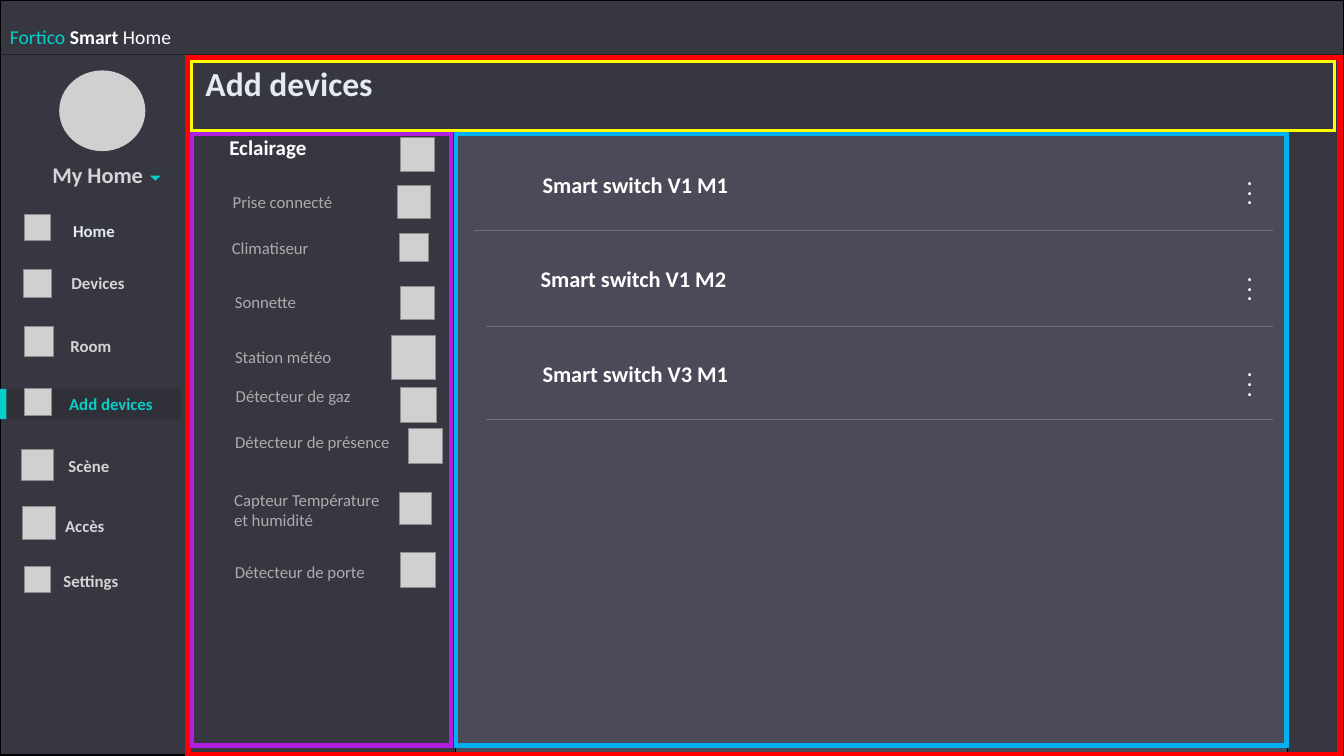
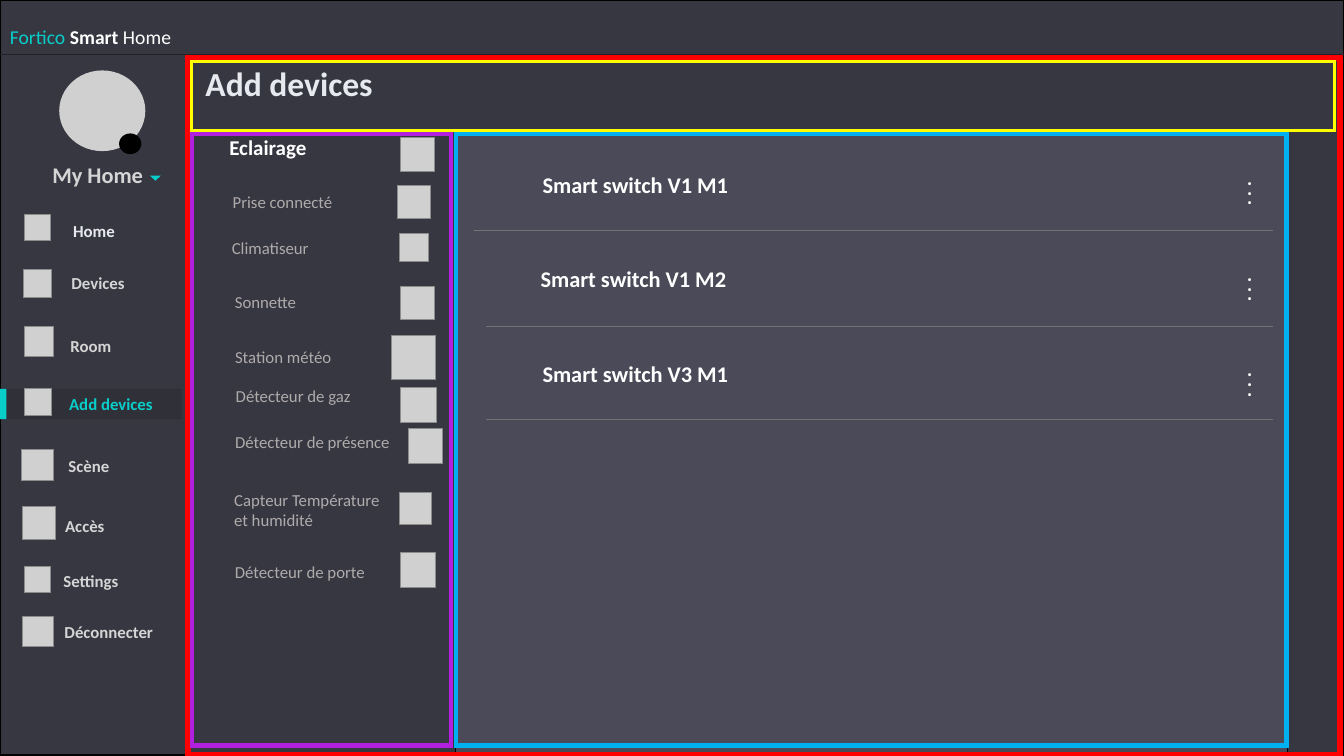
Before and after one commit to Fortuno-tech/Software, a slide deck: slide 23 of UI-model/UI design Fortico.pptx. Drawn at 1344x756 pixels with LibreOffice and Linux fonts; fonts in the diff are those of the drawing; grey boxes stand for pictures; background and template pictures are left out. Boxes give left, top, right and bottom in pixels: in the first picture for what was removed or moved away, otherwise in the second. Text is boxed around its words. In the diff, an @@ line names an element or a change of style, - is before the commit and + after.

```diff
--- a/UI-model/UI design Fortico.pptx
+++ b/UI-model/UI design Fortico.pptx
@@ ellipse added at [119,133,141,154], fill #000000 @@
@@ picture added at [23,617,53,647] @@
@@ text added at [64,626,152,638], 12 pt, text #D5D5D5, bold @@
+Déconnecter
```
Also in this commit, not shown: 18 other slides changed, 4 other files.
